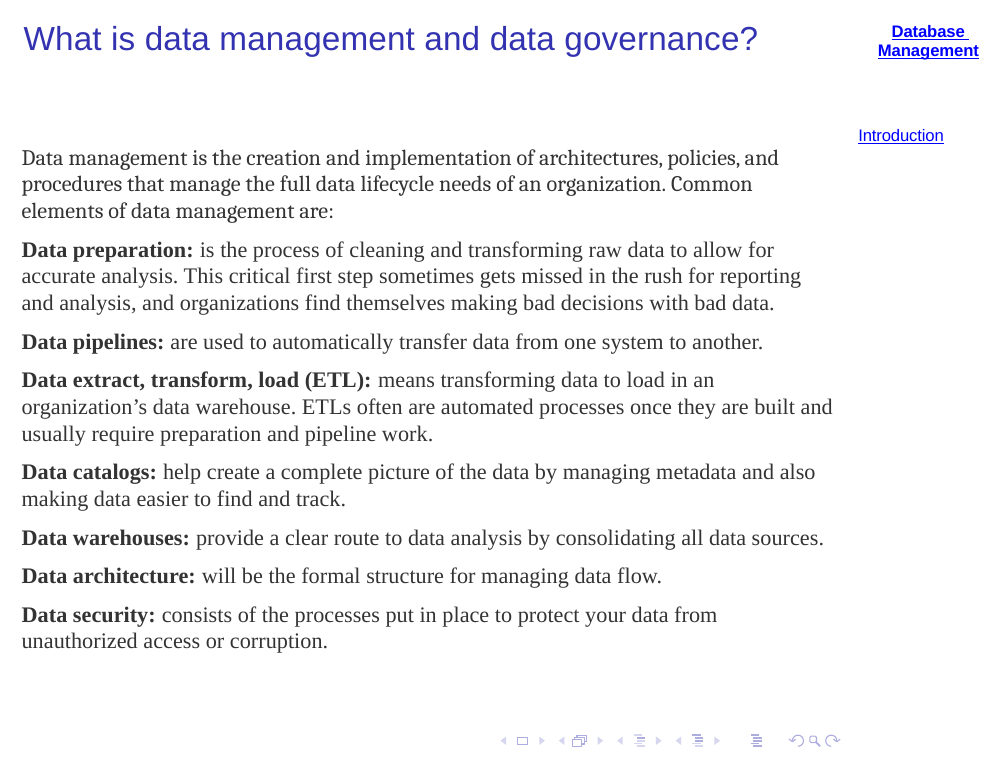
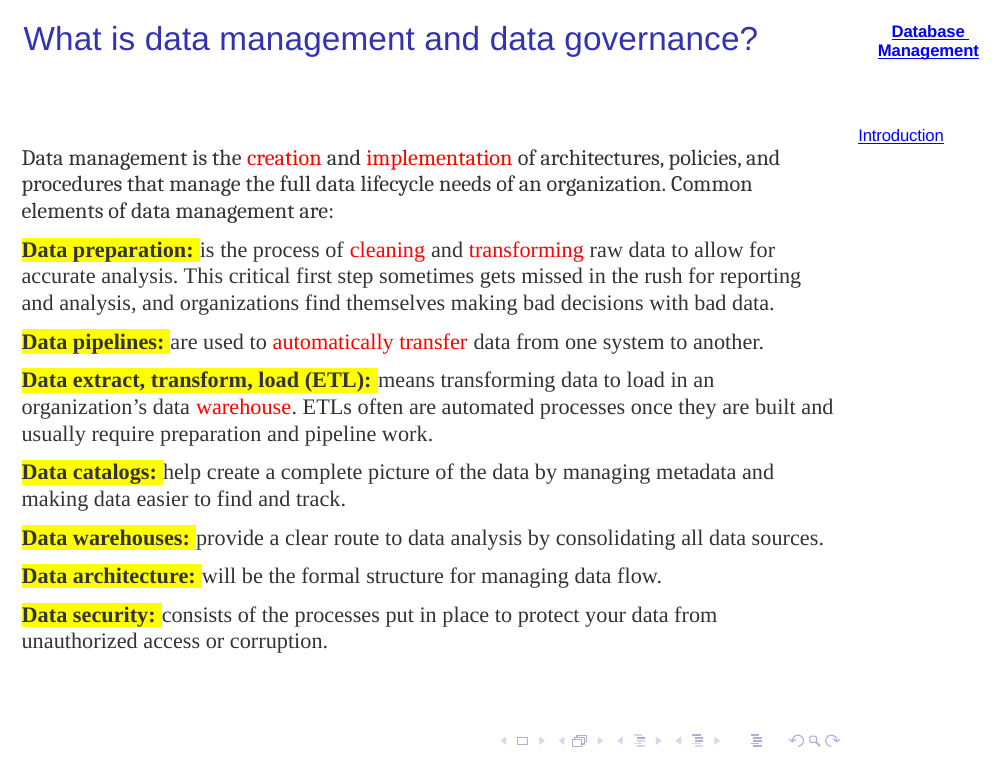
Before and after one commit to shakiliitju/Masters-in-IT, a slide deck: slide 5 of Chapter One 1448/IT 641_Data Management and Governance/Lecture/1 Data management.pptx. Drawn at 1008x757 pixels with LibreOffice and Linux fonts; fonts in the diff are those of the drawing; background and template pictures are left out. Boxes give left, top, right and bottom in pixels: in the first picture for what was removed or moved away, otherwise in the second. Text is boxed around its words. In the diff, an @@ line names an element or a change of style, - is before the commit and + after.

```diff
--- a/Chapter One 1448/IT 641_Data Management and Governance/Lecture/1 Data management.pptx
+++ b/Chapter One 1448/IT 641_Data Management and Governance/Lecture/1 Data management.pptx
@@ text at [22,149,833,653]: text colour #333333 to #FF0000 in "creation implementation", "cleaning transforming", "automatically transfer", "warehouse."; highlight none to #FFFF00 in "Data preparation:", "Data pipelines:", "Data extract, transform, load (ETL):", "Data warehouses:" and 2 more places @@
@@ text at [22,463,774,511]: text changed @@
-Data catalogs: help create a complete picture of the data by managing metadata and also making data easier to find and track.
+Data catalogs: help create a complete picture of the data by managing metadata and making data easier to find and track.
```
Also in this commit, not shown: 3 other slides changed, 6 other files.
